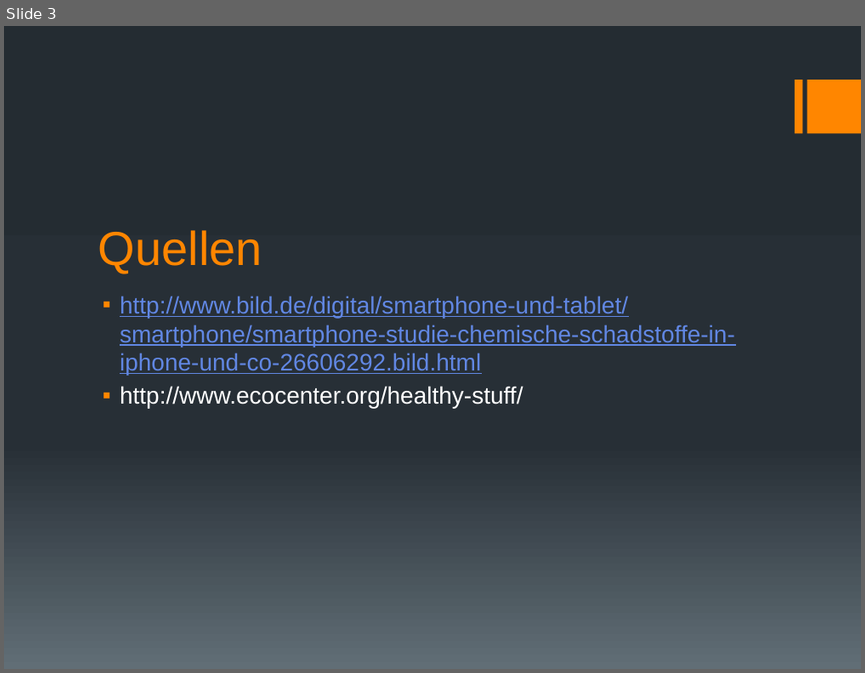
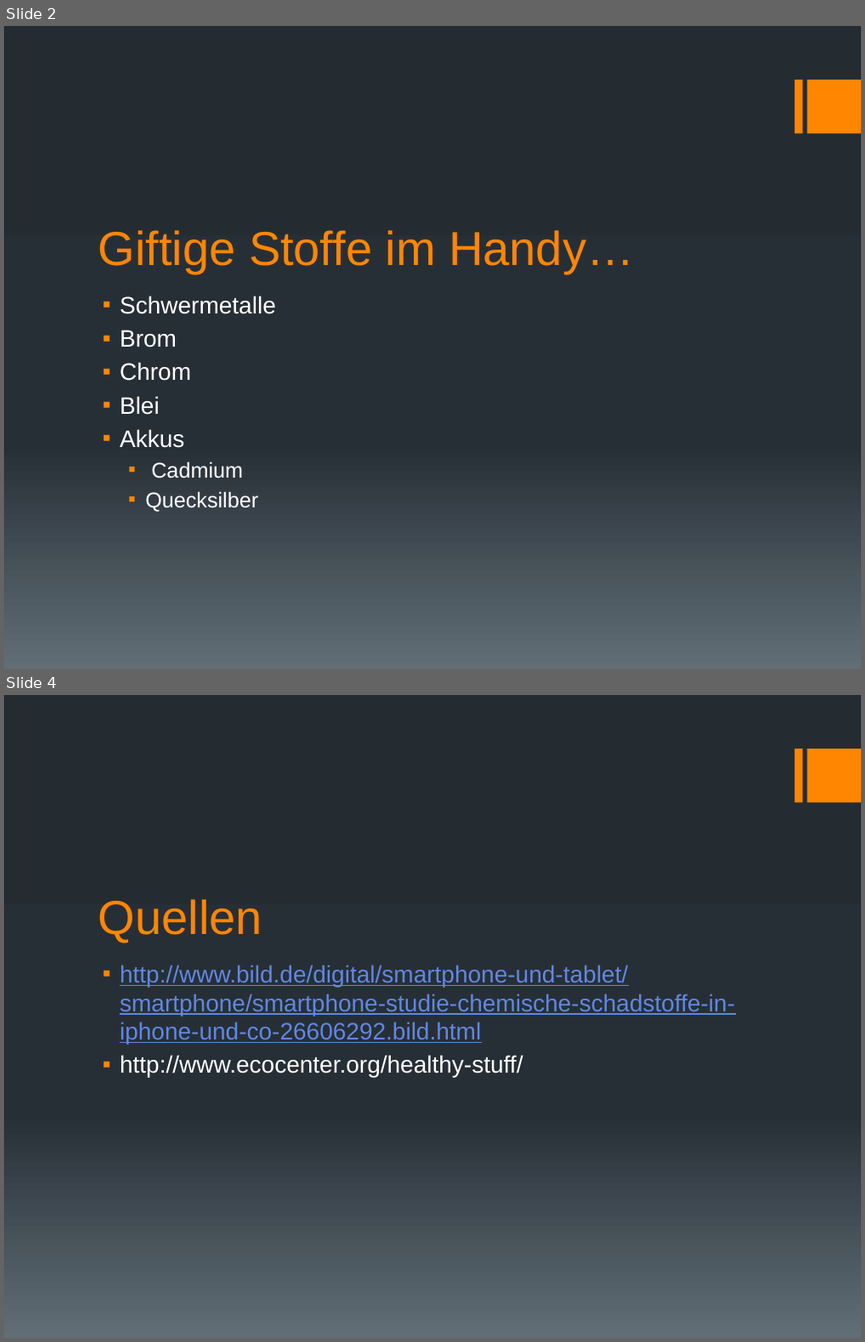
Before and after one commit to GymWenFLL/tpp_presentation, a slide deck: Tobi Goeckel - Problemmüll im Handy.pptx. Shown one above the other, each under a label of ours: slide 3 before the commit, slides 2 and 4 after it; the slides between them are not shown. The pictures are 865x673 and 865x1342 pixels, drawn with LibreOffice and Linux fonts; fonts in the diff are those of the drawing. Boxes give left, top, right and bottom in pixels: in the first picture for what was removed or moved away, otherwise in the second. Text is boxed around its words. In the diff, an @@ line names an element or a change of style, - is before the commit and + after.

```diff
--- a/Tobi Goeckel - Problemmüll im Handy.pptx
+++ b/Tobi Goeckel - Problemmüll im Handy.pptx
@@ slide 2 added at bbox=[4, 26, 861, 669], background gradient #242C33 to #273037 to #636D76; not listed: 2 template elements that a slide beside it also shows @@
@@ title added at bbox=[98, 230, 634, 273], 40 pt, text #FF8600 @@
+Giftige Stoffe im Handy…
@@ text added at bbox=[120, 295, 276, 511], 20 pt, text #FFFFFF @@
+▪ Schwermetalle
+▪ Brom
+▪ Chrom
+▪ Blei
+▪ Akkus
+  ▪ Cadmium
+  ▪ Quecksilber
@@ what was slide 3 is now slide 4 @@
```
Also in this commit, not shown: 2 slides changed.
